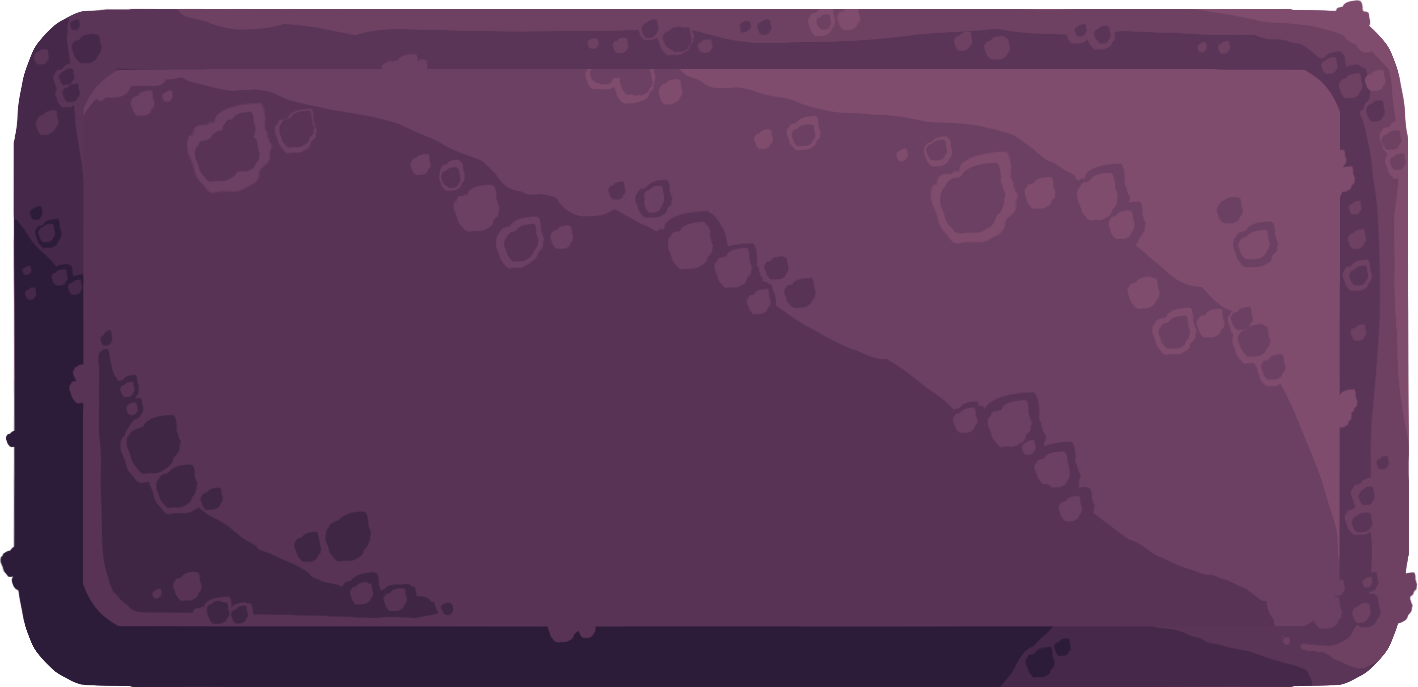
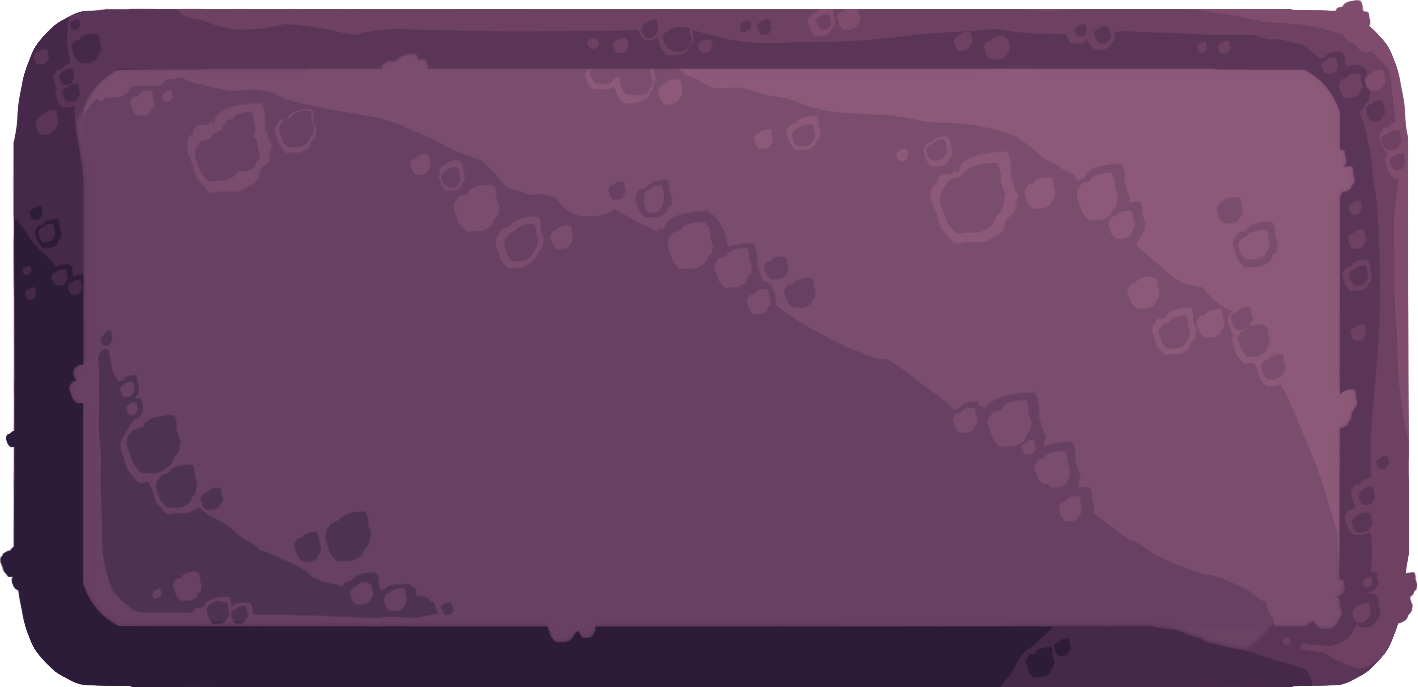
Layers edited between the first and the second w=1418, h=687 image:
added layer "Шар 7" above "Шар 6 копія" over box(0, 0, 1418, 687)
